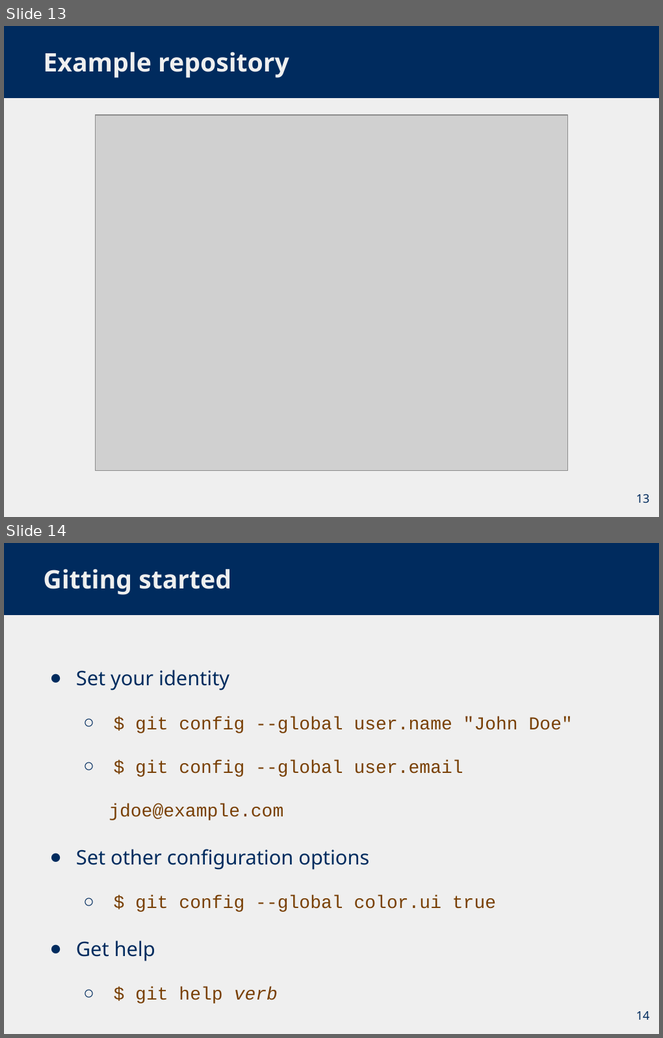
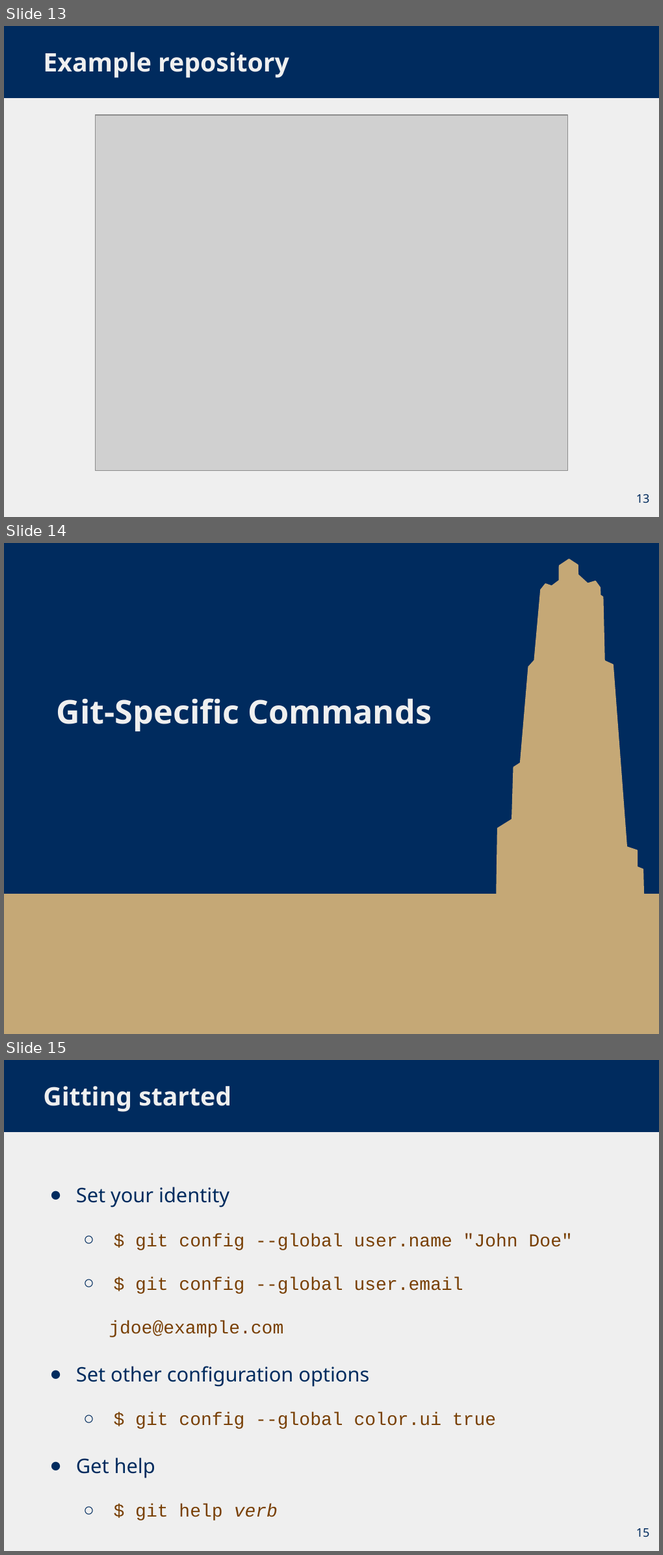
Before and after one commit to glu99331/glu99331.github.io, a slide deck: files/CS1501/recitation_1/git_crash_course.pptx. Shown one above the other, each under a label of ours: slides 13 and 14 before the commit, slides 13, 14 and 15 after it. The pictures are 663x1038 and 663x1555 pixels, drawn with LibreOffice and Linux fonts; fonts in the diff are those of the drawing; grey boxes stand for pictures. Boxes give left, top, right and bottom in pixels: in the first picture for what was removed or moved away, otherwise in the second. Text is boxed around its words. In the diff, an @@ line names an element or a change of style, - is before the commit and + after.

```diff
--- a/files/CS1501/recitation_1/git_crash_course.pptx
+++ b/files/CS1501/recitation_1/git_crash_course.pptx
@@ slide 14 added at box(4, 543, 659, 1034), background #EFEFEF; not listed: 1 template element that a slide beside it also shows @@
@@ rectangle added at box(4, 543, 659, 895), fill #002B5E, outline #002B5E 1.5 pt @@
@@ freeform shape added at box(496, 559, 645, 946), fill #C5A876, outline #C5A876 1.5 pt @@
@@ title added at box(57, 698, 432, 731), 36 pt, text #EFEFEF, bold @@
+Git-Specific Commands
@@ rectangle added at box(4, 895, 659, 1034), fill #C5A876, outline #C5A876 1.5 pt @@
@@ what was slide 14 is now slide 15 @@
@@ page number at box(636, 1529, 650, 1537): text changed @@
-14
+15
```
Also in this commit, not shown: 4 slides changed, 8 other slides added, 2 other files.
